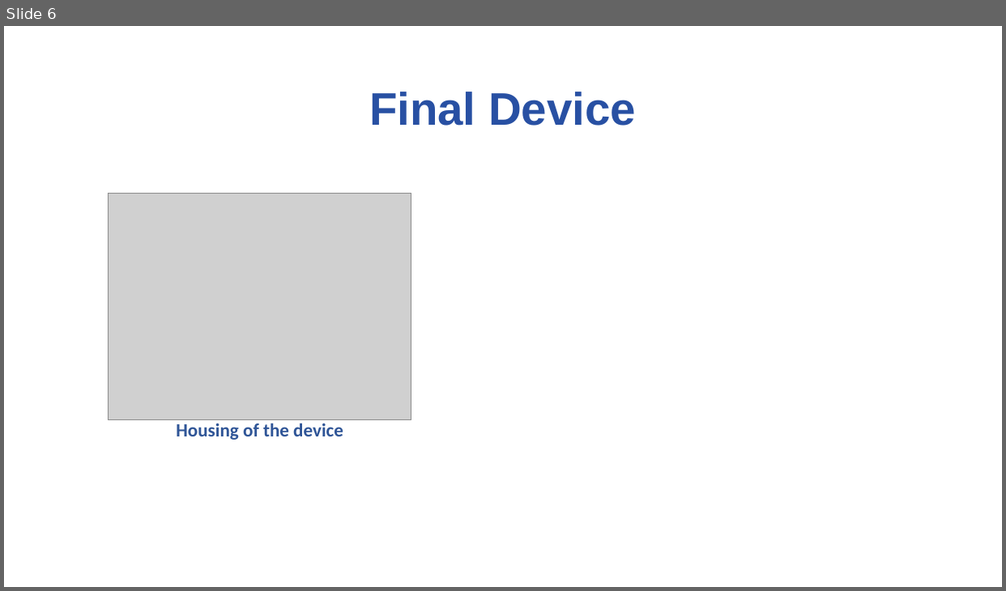
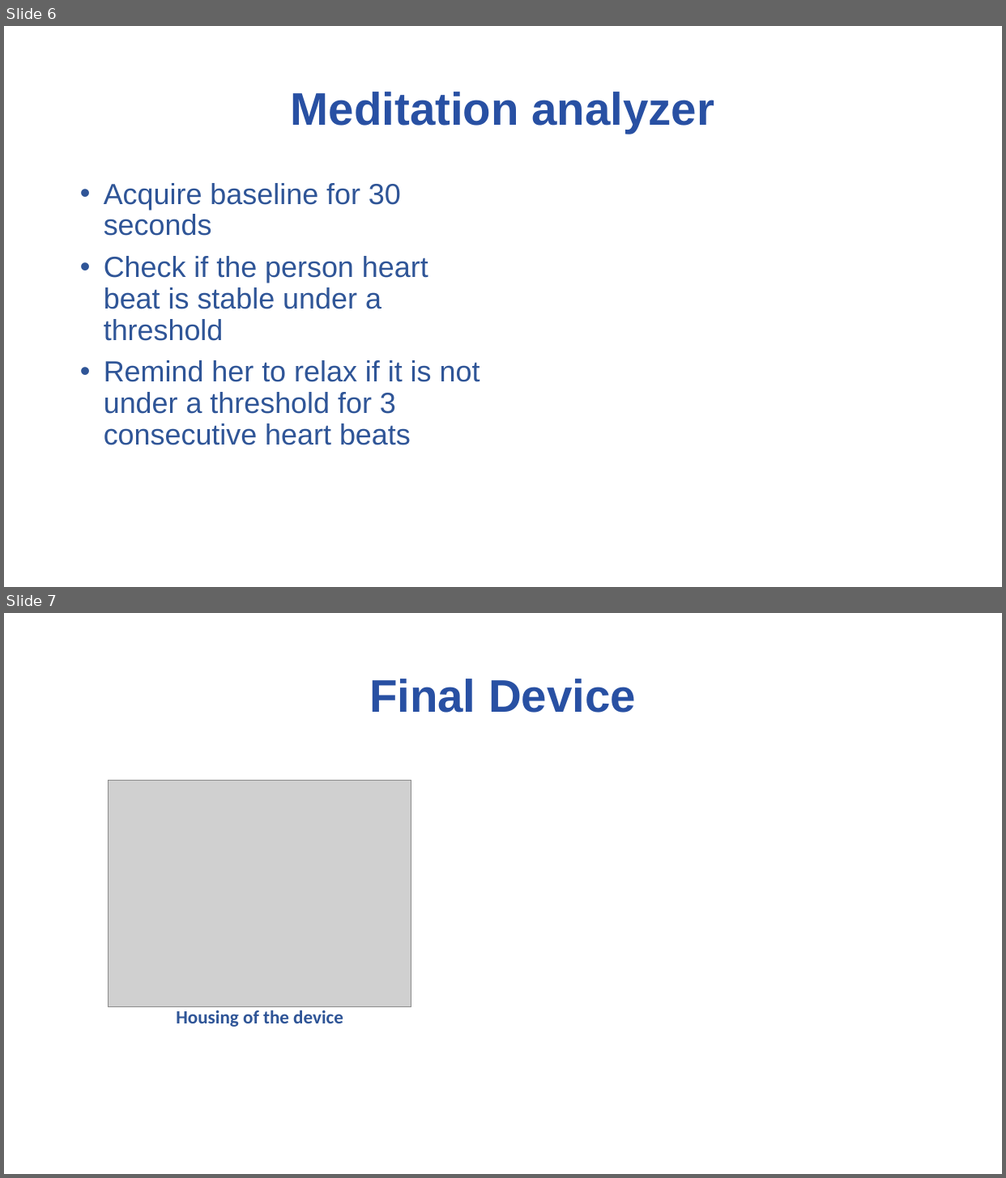
Before and after one commit to ramirez915/BioE-CS-494, a slide deck: Lab 2 ppt.pptx. Shown one above the other, each under a label of ours: slide 6 before the commit, slides 6 and 7 after it. The pictures are 1006x591 and 1006x1178 pixels, drawn with LibreOffice and Linux fonts; fonts in the diff are those of the drawing; grey boxes stand for pictures; background and template pictures are left out. Boxes give left, top, right and bottom in pixels: in the first picture for what was removed or moved away, otherwise in the second. Text is boxed around its words. In the diff, an @@ line names an element or a change of style, - is before the commit and + after.

```diff
--- a/Lab 2 ppt.pptx
+++ b/Lab 2 ppt.pptx
@@ slide 6 added at <box>4,26,1002,587</box>, background #FFFFFF @@
@@ title added at <box>291,92,714,133</box>, 44 pt, text #2850A3, bold @@
+Meditation analyzer
@@ text added at <box>104,183,480,446</box>, 28 pt, text #2F5597 @@
+• Acquire baseline for 30 seconds
+• Check if the person heart beat is stable under a threshold
+• Remind her to relax if it is not under a threshold for 3 consecutive heart beats
@@ what was slide 6 is now slide 7 @@
```
Also in this commit, not shown: 3 slides changed, 1 other slide added, 2 slides removed.
